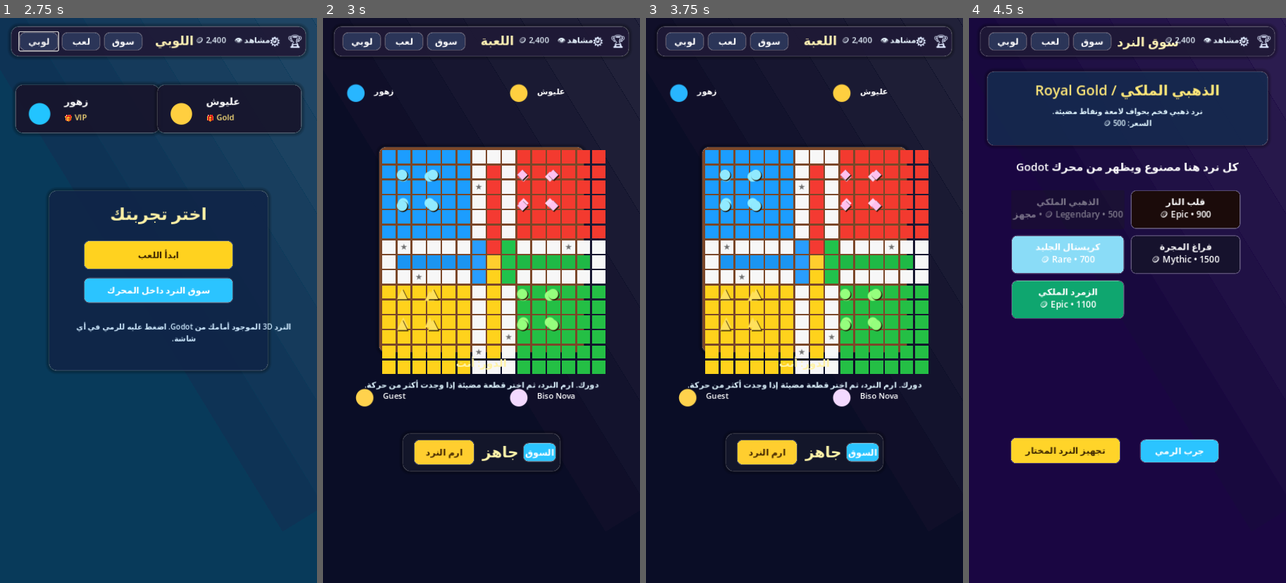
Above: before the commit, frames 1-4 (left to right).
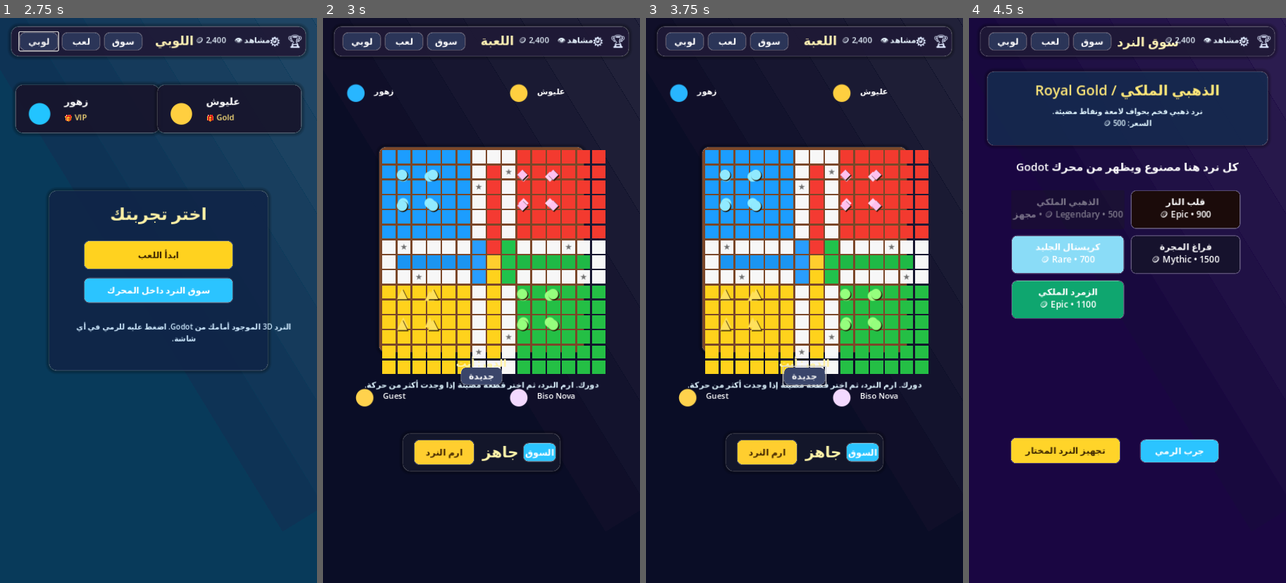
Above: after the commit, the same moments.

Repository: hamza2234/Lod
Game: Godot game, scene res://scenes/dice_preview.tscn
Same seed, same stepped clock (60 frames per second), same inputs: the game is played once before the commit and once after it.
Inputs (mouse positions are in pixels of both pictures, inside the frame that each line leads up to):
- Up to frame 1 (2.75 s): click (158, 215) at 0.52 s; type "12" at 0.6 s; click "دخول اللوبي" at 1.25 s; click "لوبي" at 2 s
- Up to frame 2 (3 s): click "لعب" at 2.75 s
- Up to frame 3 (3.75 s): click (804, 373) at 3.5 s, where only the run after the commit has a clickable "جديدة"
- Up to frame 4 (4.5 s): click "سوق" at 4.25 s

Frame 1 is identical in both runs. In frame 2, 0.4% of the frame differs, in the area x 43-84%, y 26-65%; in frame 3, 0.5%, in the area x 43-84%, y 26-66%; in frame 4, nothing differs.

Commit message:
Polish Godot Ludo board flow
Co-authored-by: hamza2234 <hamza2234@users.noreply.github.com>

Diff:
--- a/godot-dice-preview/scripts/dice_preview.gd
+++ b/godot-dice-preview/scripts/dice_preview.gd
@@ -78,15 +78,15 @@
 }
 
 const BOARD_CELL := 30.0
-const MAIN_PATH_LENGTH := 44
-const HOME_ENTRY_PROGRESS := 44
-const FINISH_PROGRESS := 50
+const MAIN_PATH_LENGTH := 52
+const HOME_ENTRY_PROGRESS := 52
+const FINISH_PROGRESS := 58
 
 const PLAYER_NAMES := ["أنت", "عليوش CPU", "Biso CPU", "زهور CPU"]
 const PLAYER_SYMBOLS := ["●", "◆", "●", "▲"]
 const PLAYER_COLORS := [Color("#91eaff"), Color("#ffc1ef"), Color("#95ff7d"), Color("#ffe15b")]
-const PLAYER_START_OFFSETS := [0, 11, 22, 33]
-const SAFE_GLOBAL_INDICES := [0, 8, 11, 19, 22, 30, 33, 41]
+const PLAYER_START_OFFSETS := [0, 13, 26, 39]
+const SAFE_GLOBAL_INDICES := [0, 8, 13, 21, 26, 34, 39, 47]
 
 var result_rotations := {}
 var selected_skin := 0
@@ -494,6 +494,11 @@
 	market_tab.position = Vector2(274, 22)
 	market_tab.pressed.connect(_show_screen.bind("market"))
 	bottom_bar.add_child(market_tab)
+
+	var restart := _button("جديدة", Vector2(96, 42), Color("#3a456a"), Color.WHITE)
+	restart.position = Vector2(312, 790)
+	restart.pressed.connect(_start_new_match)
+	screen.add_child(restart)
 
 	ui_root.add_child(screen)
 	return screen
@@ -654,12 +659,14 @@
 
 func _is_safe_cell(x: int, y: int) -> bool:
 	return Vector2i(x, y) in [
+		Vector2i(1, 6),
+		Vector2i(6, 2),
+		Vector2i(8, 1),
+		Vector2i(12, 6),
+		Vector2i(13, 8),
+		Vector2i(8, 12),
+		Vector2i(6, 13),
 		Vector2i(2, 8),
-		Vector2i(6, 2),
-		Vector2i(8, 12),
-		Vector2i(12, 6),
-		Vector2i(1, 6),
-		Vector2i(6, 13),
 	]
 
 
@@ -798,13 +805,15 @@
 	var path: Array[Vector2] = [
 		Vector2(1, 6), Vector2(2, 6), Vector2(3, 6), Vector2(4, 6), Vector2(5, 6),
 		Vector2(6, 5), Vector2(6, 4), Vector2(6, 3), Vector2(6, 2), Vector2(6, 1),
-		Vector2(7, 1), Vector2(8, 1), Vector2(8, 2), Vector2(8, 3), Vector2(8, 4),
-		Vector2(8, 5), Vector2(9, 6), Vector2(10, 6), Vector2(11, 6), Vector2(12, 6),
-		Vector2(13, 6), Vector2(13, 7), Vector2(13, 8), Vector2(12, 8), Vector2(11, 8),
-		Vector2(10, 8), Vector2(9, 8), Vector2(8, 9), Vector2(8, 10), Vector2(8, 11),
-		Vector2(8, 12), Vector2(8, 13), Vector2(7, 13), Vector2(6, 13), Vector2(6, 12),
-		Vector2(6, 11), Vector2(6, 10), Vector2(6, 9), Vector2(5, 8), Vector2(4, 8),
-		Vector2(3, 8), Vector2(2, 8), Vector2(1, 8), Vector2(1, 7),
+		Vector2(6, 0), Vector2(7, 0), Vector2(8, 0), Vector2(8, 1), Vector2(8, 2),
+		Vector2(8, 3), Vector2(8, 4), Vector2(8, 5), Vector2(9, 6), Vector2(10, 6),
+		Vector2(11, 6), Vector2(12, 6), Vector2(13, 6), Vector2(14, 6), Vector2(14, 7),
+		Vector2(14, 8), Vector2(13, 8), Vector2(12, 8), Vector2(11, 8), Vector2(10, 8),
+		Vector2(9, 8), Vector2(8, 9), Vector2(8, 10), Vector2(8, 11), Vector2(8, 12),
+		Vector2(8, 13), Vector2(8, 14), Vector2(7, 14), Vector2(6, 14), Vector2(6, 13),
+		Vector2(6, 12), Vector2(6, 11), Vector2(6, 10), Vector2(6, 9), Vector2(5, 8),
+		Vector2(4, 8), Vector2(3, 8), Vector2(2, 8), Vector2(1, 8), Vector2(0, 8),
+		Vector2(0, 7), Vector2(0, 6),
 	]
 	var cell: Vector2 = path[index % path.size()]
 	return cell * BOARD_CELL + Vector2(0, -2)
Not shown, changed: README.md
Not shown, changed: godot-dice-preview/README.md
